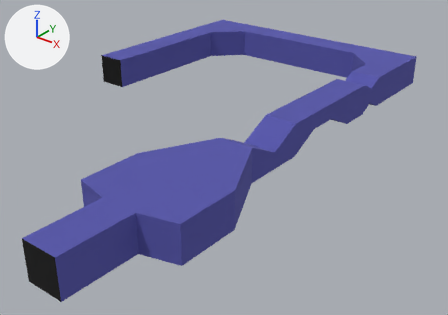
One commit to the glTF model environments/hospital_interior/hospital_interior.glb: the scene before it, then after it.
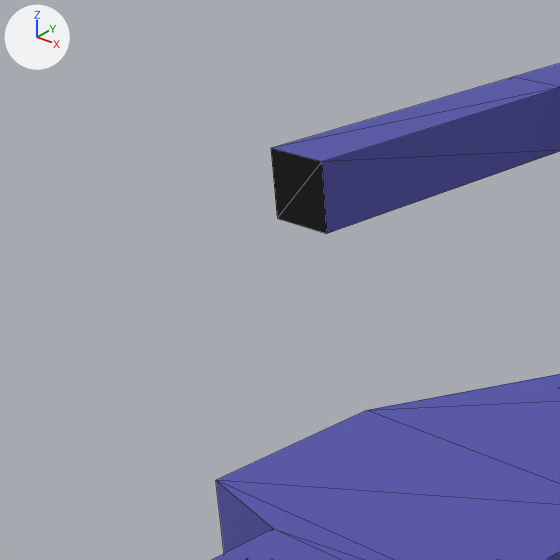
Old and new are each drawn whole from a camera (50 mm lens) standing at (9.19, -13.36, 7.5) and looking at (-1.66, 0.2, -0.9) and again close up on the part from 0% to 47% of the width and 0% to 66% of the height. Arrows for +X, +Y and +Z are at upper left; the lights stay in place. The close-ups show mesh edges as thin lines. Vertices at the same position are counted once.

In view in the first close-up: 'HospitalInterior'.
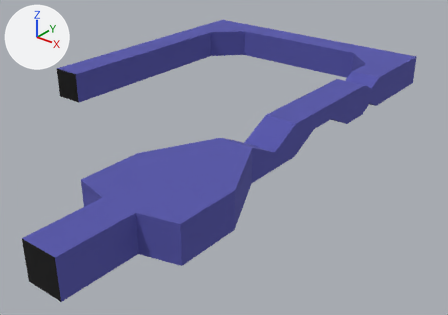
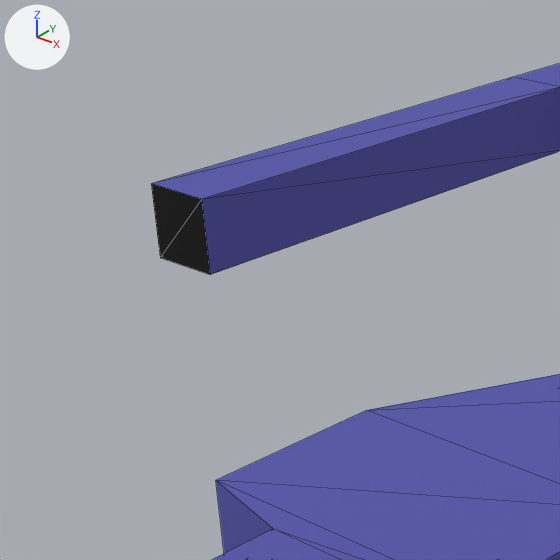
What the commit changed:
me_mesh_0 has 68 vertices, 132 faces and spans x -8.0..2.0, y -8.0..8.0, z 0.0..1.0.
me_mesh_0 is used by ob_hospitalinterior; location (0.0, 0.0, 0.0).
Before the commit, vertices of me_mesh_0: 64 (-7.0, 1.0, 1.0) at pixel (321, 161), 65 (-8.0, 1.0, 1.0) at pixel (270, 148), 66 (-8.0, 1.0, 0.0) at pixel (277, 218), 67 (-7.0, 1.0, 0.0) at pixel (326, 233).
Part 1, on me_mesh_0:
Vertices 64 to 67 of me_mesh_0 move by (0.0, -2.0, 0.0).

Pixel boxes [x1, y1, x2, y2] of what changed, in the close-ups (560 x 560 px; the box of a moved part takes in the faces that stretch with it):
'HospitalInterior', reshaped
    before: [212, 63, 560, 560]
    after: [151, 63, 560, 560]
part 1 of me_mesh_0, moved or reshaped
    before: [271, 77, 560, 233]
    after: [151, 77, 560, 275]
